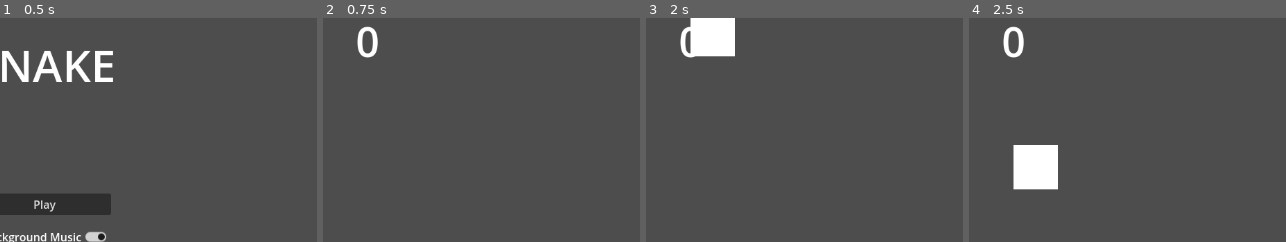
Above: before the commit, frames 1-4 (left to right).
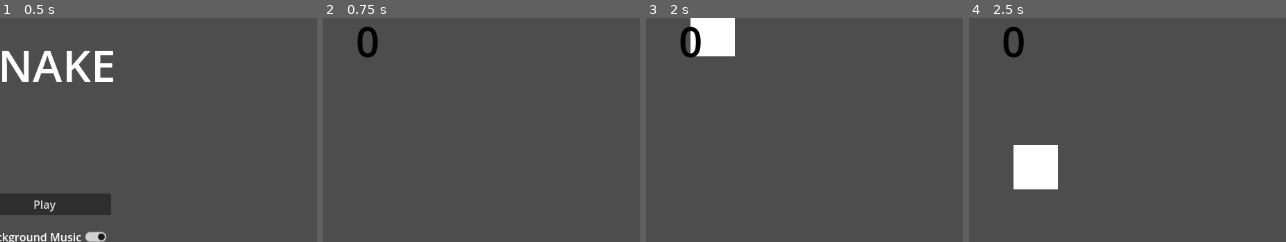
Above: after the commit, the same moments.

Repository: cdevelopment010/godot-snake
Game: Godot game, scene res://scenes/main_menu.tscn
The game is run twice, just before and just after one commit, with the same random seed, the same clock (stepped at 60 frames per second) and the same inputs.
Inputs:
- Up to frame 1 (0.5 s): no input
- Up to frame 2 (0.75 s): click "Play" at 0.5 s
- Up to frame 3 (2 s): hold Right (ui_right) from 1.28 s (still down)
- Up to frame 4 (2.5 s): release Right (ui_right) at 2.03 s; hold Down (ui_down) from 2.03 s (still down)
The pictures show only the part of the screen within x 50-100%, y 1-51%; the shares and areas given below are measured in that part.

Frame 1 is identical in both runs. In frame 2, 0.5% of the frame differs, in the area x 10-18%, y 3-18%; in frame 3, 0.5%; in frame 4, 0.5%.

Commit message:
Fix: Score overlap and audio loop

Diff:
--- a/scenes/game.tscn
+++ b/scenes/game.tscn
@@ -19,8 +19,6 @@
 [node name="Main" type="Node2D"]
 script = ExtResource("1_lbhrr")
 food_scene = ExtResource("2_iywne")
-
-[node name="HUD" parent="." instance=ExtResource("3_p57ef")]
 
 [node name="FoodTimer" type="Timer" parent="."]
 wait_time = 1.3
@@ -62,6 +60,8 @@
 
 [node name="Snake" parent="." instance=ExtResource("4_u5sy4")]
 
+[node name="HUD" parent="." instance=ExtResource("3_p57ef")]
+
 [connection signal="increase_speed_multiplier" from="." to="Snake" method="_on_main_increase_speed_multiplier"]
 [connection signal="timeout" from="FoodTimer" to="." method="_on_food_timer_timeout"]
 [connection signal="body_entered" from="Walls/Left" to="Snake" method="_on_any_wall_body_entered"]
--- a/scenes/hud.tscn
+++ b/scenes/hud.tscn
@@ -10,6 +10,7 @@
 offset_bottom = 23.0
 size_flags_horizontal = 3
 size_flags_vertical = 0
+theme_override_colors/font_color = Color(0, 0, 0, 1)
 theme_override_font_sizes/font_size = 60
 text = "0"
 horizontal_alignment = 1
Not shown, changed: assets/Audio/Zakiro/6. Dancing Robot.wav.import
